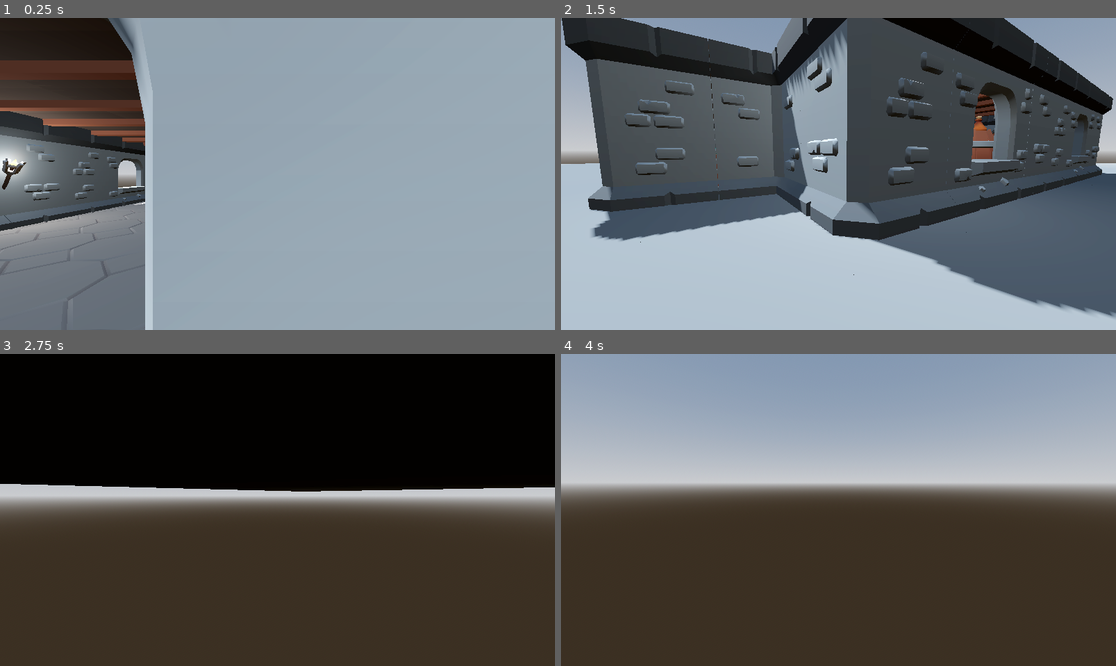
Above: before the commit, frames 1-4 (two rows, left to right).
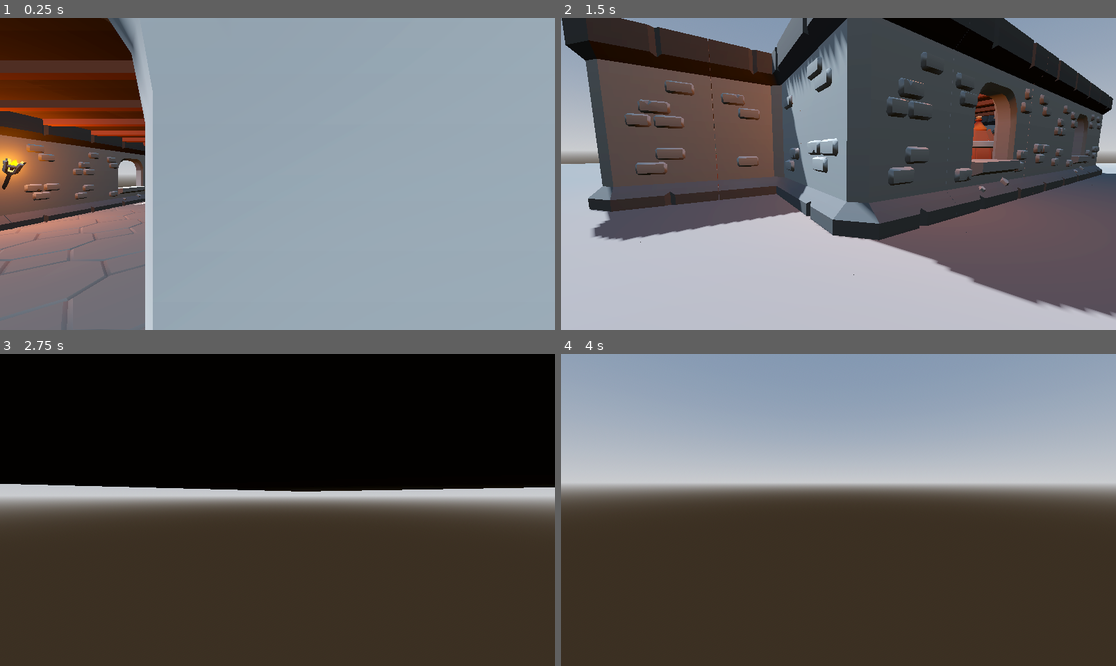
Above: after the commit, the same moments.

Repository: KavyaJP/Godot-3D
Game: Godot game, scene res://scenes/main.tscn
Two runs of this game, one before a commit and one after it. Both use one fixed random seed, a clock stepped at 60 frames per second and the inputs below.
Inputs (mouse positions are in pixels of both pictures, inside the frame that each line leads up to):
- Up to frame 1 (0.25 s): no input
- Up to frame 2 (1.5 s): tap Enter at 0.5 s; move the mouse to (960, 158) at 0.52 s; hold D (move_right) 0.53-1.28 s; tap \ (freefly) at 0.6 s; click (960, 158) at 0.67 s; tap Space (jump) at 0.77 s; move the mouse to (810, 174) at 1.27 s; hold W (move_forward) from 1.28 s (still down); tap Shift (sprint) at 1.35 s
- Up to frame 3 (2.75 s): keep holding W (move_forward); tap Space (jump) at 1.52 s; move the mouse to (288, 503) at 2.02 s; tap \ (freefly) at 2.1 s
- Up to frame 4 (4 s): keep holding W (move_forward); move the mouse to (832, 516) at 2.77 s; tap Shift (sprint) at 2.85 s; click (832, 516) at 2.92 s; tap Space (jump) at 3.02, 3.77 s; move the mouse to (877, 513) at 3.52 s; tap \ (freefly) at 3.6 s

The runs differ from the first frame. In frame 1, 8.2% of the frame differs, in the area x 0-27%, y 0-75%; in frame 2, 6.1%; in frame 3, less than 0.1%; in frame 4, nothing differs.

Commit message:
Gave torch a bright orange flame color in light, shadows and increased the range

Diff:
--- a/scenes/decorations/torch_lit.tscn
+++ b/scenes/decorations/torch_lit.tscn
@@ -22,4 +22,6 @@
 
 [node name="OmniLight3D" type="OmniLight3D" parent="."]
 transform = Transform3D(1, 0, 0, 0, 1, 0, 0, 0, 1, 0, 0.54143834, 0)
-omni_range = 10.935018
+light_color = Color(1, 0.49019608, 0, 1)
+light_energy = 2.0
+omni_range = 15.0
